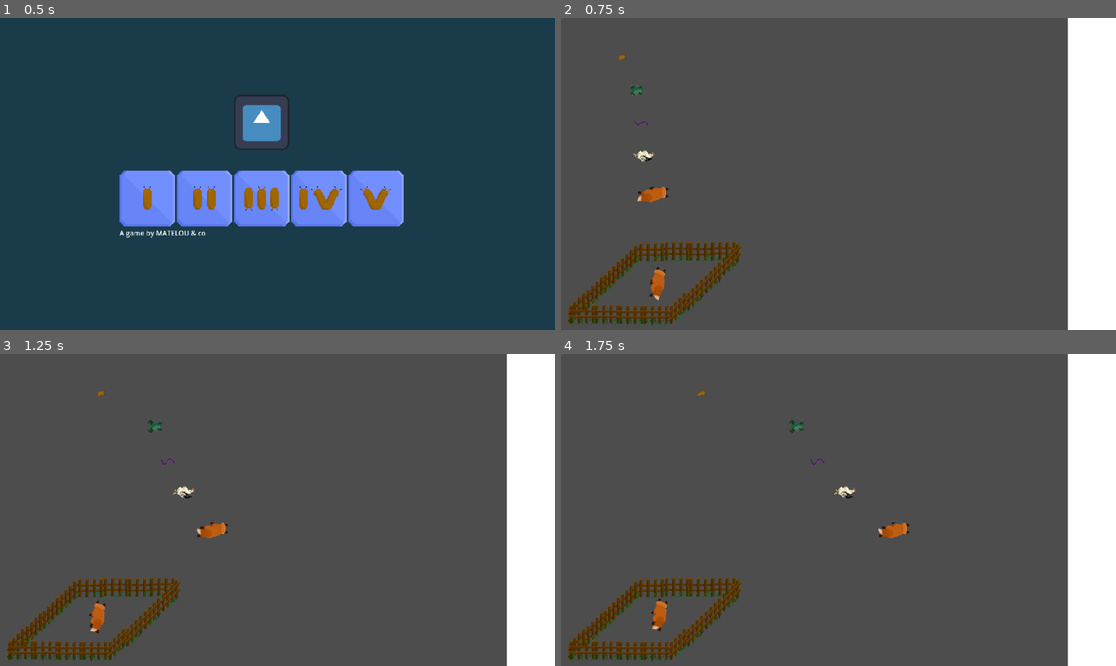
Above: before the commit, frames 1-4 (two rows, left to right).
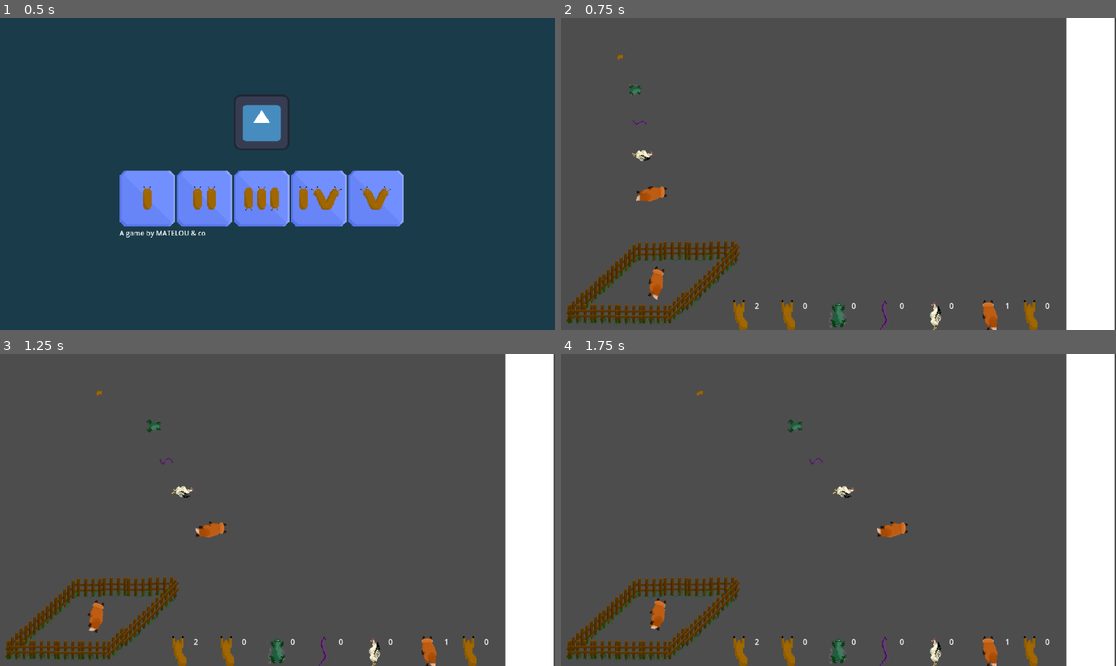
Above: after the commit, the same moments.

Repository: Skyepulse/LudumDare56
Game: Godot game, scene res://Level Scenes/control.tscn
The game is run twice, just before and just after one commit, with the same random seed, the same clock (stepped at 60 frames per second) and the same inputs. This scene is started directly instead of the project's main scene. The engine's default icon, where the game draws it, is replaced by a stand-in: a white triangle on a blue panel in a dark square.
Inputs (mouse positions are in pixels of both pictures, inside the frame that each line leads up to):
- Up to frame 1 (0.5 s): no input
- Up to frame 2 (0.75 s): click (710, 198) at 0.5 s
- Up to frame 3 (1.25 s): no input
- Up to frame 4 (1.75 s): move the mouse to (660, 394) at 1.27 s; click (660, 394) at 1.42 s

Frame 1 is identical in both runs. In frame 2, 3.9% of the frame differs, in the area x 0-100%, y 0-100%; in frame 3, 3.9%; in frame 4, 3.9%.

Commit message:
Added drag and drop connection to stack + UI + singletons

Diff:
--- a/Level Scenes/Level1.tscn
+++ b/Level Scenes/Level1.tscn
@@ -7,8 +7,9 @@
 [ext_resource type="PackedScene" uid="uid://yvkon0gr243n" path="res://Level Scenes/snake.tscn" id="5_32qtx"]
 [ext_resource type="PackedScene" uid="uid://deukhrjuqqyor" path="res://Level Scenes/chicken.tscn" id="6_uv3y2"]
 [ext_resource type="PackedScene" uid="uid://b0llnbyisa1qf" path="res://Level Scenes/fox.tscn" id="7_qh2pp"]
+[ext_resource type="PackedScene" uid="uid://ca16fr3xs2hdg" path="res://PrefabScenes/stack_control_ui.tscn" id="9_oglhl"]
 
-[node name="Node2D2" type="Node2D"]
+[node name="Level" type="Node2D"]
 
 [node name="Slug" parent="." instance=ExtResource("1_qi1dv")]
 position = Vector2(98, 83)
@@ -37,3 +38,10 @@
 [node name="Fox" parent="." instance=ExtResource("7_qh2pp")]
 position = Vector2(108, 362)
 state = 2
+
+[node name="Camera2D" type="Camera2D" parent="."]
+position = Vector2(579, 325)
+
+[node name="CanvasLayer" type="CanvasLayer" parent="."]
+
+[node name="stack_control_ui" parent="CanvasLayer" instance=ExtResource("9_oglhl")]
--- a/Level Scenes/Level2.tscn
+++ b/Level Scenes/Level2.tscn
@@ -1,5 +1,5 @@
 [gd_scene format=3 uid="uid://dd0ko2clldqka"]
 
-[node name="Node2D2" type="Node2D"]
+[node name="Level" type="Node2D"]
 
 [node name="Camera2D" type="Camera2D" parent="."]
--- a/Level Scenes/Level3.tscn
+++ b/Level Scenes/Level3.tscn
@@ -1,3 +1,3 @@
 [gd_scene format=3 uid="uid://d3e000dmy5tvm"]
 
-[node name="Node2D" type="Node2D"]
+[node name="Level" type="Node2D"]
--- a/Level Scenes/Level4.tscn
+++ b/Level Scenes/Level4.tscn
@@ -1,3 +1,3 @@
 [gd_scene format=3 uid="uid://c43o3nca2ddue"]
 
-[node name="Node2D" type="Node2D"]
+[node name="Level" type="Node2D"]
--- a/Level Scenes/Level5.tscn
+++ b/Level Scenes/Level5.tscn
@@ -1,3 +1,3 @@
 [gd_scene format=3 uid="uid://geh7kjwc3bqy"]
 
-[node name="Node2D" type="Node2D"]
+[node name="Level" type="Node2D"]
--- /dev/null
+++ b/PrefabScenes/stack_control_ui.tscn
@@ -0,0 +1,149 @@
+[gd_scene load_steps=7 format=3 uid="uid://ca16fr3xs2hdg"]
+
+[ext_resource type="Texture2D" uid="uid://beg0og36rvmg7" path="res://Sprites/slug_walk_1.png" id="1_avtrf"]
+[ext_resource type="Script" path="res://Scripts/stackControlUI.gd" id="1_mp07o"]
+[ext_resource type="Texture2D" uid="uid://6fb6twl3vvbb" path="res://Sprites/frog1.png" id="2_g1d3r"]
+[ext_resource type="Texture2D" uid="uid://sb5na2qysqgw" path="res://Sprites/snake1.png" id="3_k55en"]
+[ext_resource type="Texture2D" uid="uid://s4cjheo1fwwp" path="res://Sprites/poulet1.png" id="4_xylpj"]
+[ext_resource type="Texture2D" uid="uid://by1830x2ndrj1" path="res://Sprites/fox_walk1.png" id="5_5128s"]
+
+[node name="stack_control_ui" type="Control"]
+layout_mode = 3
+anchors_preset = 15
+anchor_right = 1.0
+anchor_bottom = 1.0
+grow_horizontal = 2
+grow_vertical = 2
+mouse_filter = 1
+script = ExtResource("1_mp07o")
+
+[node name="Control" type="Control" parent="."]
+custom_minimum_size = Vector2(0, 60)
+layout_mode = 1
+anchors_preset = 12
+anchor_top = 1.0
+anchor_right = 1.0
+anchor_bottom = 1.0
+grow_horizontal = 2
+grow_vertical = 0
+mouse_filter = 1
+
+[node name="Control" type="Control" parent="Control"]
+custom_minimum_size = Vector2(800, 0)
+layout_mode = 1
+anchors_preset = 11
+anchor_left = 1.0
+anchor_right = 1.0
+anchor_bottom = 1.0
+grow_horizontal = 0
+grow_vertical = 2
+
+[node name="HBoxContainer" type="HBoxContainer" parent="Control/Control"]
+layout_mode = 1
+anchors_preset = 15
+anchor_right = 1.0
+anchor_bottom = 1.0
+grow_horizontal = 2
+grow_vertical = 2
+
+[node name="slugContainer" type="HBoxContainer" parent="Control/Control/HBoxContainer"]
+layout_mode = 2
+size_flags_horizontal = 3
+
+[node name="TextureRect" type="TextureRect" parent="Control/Control/HBoxContainer/slugContainer"]
+layout_mode = 2
+size_flags_horizontal = 3
+texture = ExtResource("1_avtrf")
+
+[node name="RichTextLabel" type="RichTextLabel" parent="Control/Control/HBoxContainer/slugContainer"]
+layout_mode = 2
+size_flags_horizontal = 3
+text = "0"
+
+[node name="betterSlugContainer" type="HBoxContainer" parent="Control/Control/HBoxContainer"]
+layout_mode = 2
+size_flags_horizontal = 3
+
+[node name="TextureRect" type="TextureRect" parent="Control/Control/HBoxContainer/betterSlugContainer"]
+layout_mode = 2
+size_flags_horizontal = 3
+texture = ExtResource("1_avtrf")
+
+[node name="RichTextLabel" type="RichTextLabel" parent="Control/Control/HBoxContainer/betterSlugContainer"]
+layout_mode = 2
+size_flags_horizontal = 3
+text = "0"
+
+[node name="toadContainer" type="HBoxContainer" parent="Control/Control/HBoxContainer"]
+layout_mode = 2
+size_flags_horizontal = 3
+
+[node name="TextureRect" type="TextureRect" parent="Control/Control/HBoxContainer/toadContainer"]
+layout_mode = 2
+size_flags_horizontal = 3
+texture = ExtResource("2_g1d3r")
+
+[node name="RichTextLabel" type="RichTextLabel" parent="Control/Control/HBoxContainer/toadContainer"]
+layout_mode = 2
+size_flags_horizontal = 3
+text = "0"
+
+[node name="snakeContainer" type="HBoxContainer" parent="Control/Control/HBoxContainer"]
+layout_mode = 2
+size_flags_horizontal = 3
+
+[node name="TextureRect" type="TextureRect" parent="Control/Control/HBoxContainer/snakeContainer"]
+layout_mode = 2
+size_flags_horizontal = 3
+texture = ExtResource("3_k55en")
+
+[node name="RichTextLabel" type="RichTextLabel" parent="Control/Control/HBoxContainer/snakeContainer"]
+layout_mode = 2
+size_flags_horizontal = 3
+text = "0"
+
+[node name="chickenContainer" type="HBoxContainer" parent="Control/Control/HBoxContainer"]
+layout_mode = 2
+size_flags_horizontal = 3
+
+[node name="TextureRect" type="TextureRect" parent="Control/Control/HBoxContainer/chickenContainer"]
+layout_mode = 2
+size_flags_horizontal = 3
+texture = ExtResource("4_xylpj")
+
+[node name="RichTextLabel" type="RichTextLabel" parent="Control/Control/HBoxContainer/chickenContainer"]
+layout_mode = 2
+size_flags_horizontal = 3
+text = "0"
+
+[node name="foxContainer" type="HBoxContainer" parent="Control/Control/HBoxContainer"]
+layout_mode = 2
+size_flags_horizontal = 3
+
+[node name="TextureRect" type="TextureRect" parent="Control/Control/HBoxContainer/foxContainer"]
+layout_mode = 2
+size_flags_horizontal = 3
+texture = ExtResource("5_5128s")
+
+[node name="RichTextLabel" type="RichTextLabel" parent="Control/Control/HBoxContainer/foxContainer"]
+layout_mode = 2
+size_flags_horizontal = 3
+text = "0"
+
+[node name="alienContainer" type="HBoxContainer" parent="Control/Control/HBoxContainer"]
+layout_mode = 2
+size_flags_horizontal = 3
+
+[node name="TextureRect" type="TextureRect" parent="Control/Control/HBoxContainer/alienContainer"]
+layout_mode = 2
+size_flags_horizontal = 3
+texture = ExtResource("1_avtrf")
+
+[node name="RichTextLabel" type="RichTextLabel" parent="Control/Control/HBoxContainer/alienContainer"]
+layout_mode = 2
+size_flags_horizontal = 3
+text = "0"
+
+[node name="empty" type="Control" parent="Control/Control/HBoxContainer"]
+layout_mode = 2
+size_flags_horizontal = 3
--- a/PrefabScenes/vivier.tscn
+++ b/PrefabScenes/vivier.tscn
@@ -113,3 +113,8 @@
 [node name="ViverFace8" type="Sprite2D" parent="Sprites"]
 position = Vector2(-35, -8)
 texture = ExtResource("2_m5tyg")
+
+[node name="Area2D" type="Area2D" parent="."]
+
+[node name="CollisionPolygon2D" type="CollisionPolygon2D" parent="Area2D"]
+polygon = PackedVector2Array(-30, -80, 190, -80, 10, 80, -220, 80)
--- a/Scripts/animal.gd
+++ b/Scripts/animal.gd
@@ -19,6 +19,8 @@
 @export var type : AnimalType
 @export var ui_sprite: Texture2D
 @export var state : AnimalState
+
+var is_in_stack : bool = true
 
 enum AnimalState {
 	STACKED = 0, # animal dans le stack
@@ -59,5 +61,18 @@
 
 func on_press():
 	state = AnimalState.HELD
+	if is_in_stack:
+		if Vivier.instance:
+			Vivier.instance.remove_animal(self.type)
+		else:
+			push_error("No vivier instance in the scene!")
+
 func on_release():
-	state = AnimalState.STACKED
+	if is_in_stack:
+		if Vivier.instance:
+			Vivier.instance.add_animal(self)
+		else:
+			push_error("No vivier instance in the scene!")
+		state = AnimalState.STACKED
+	else:
+		state = AnimalState.CROSSING
--- a/Scripts/animalStack.gd
+++ b/Scripts/animalStack.gd
@@ -1,5 +1,9 @@
 extends Node
 
+class_name Vivier
+
+#----------Singleton Instance----------#
+static var instance: Vivier = null
 #----------Consts----------#
 const reproduce_times = {
 	Animal.AnimalType.SLUG: 5,
@@ -12,11 +16,11 @@
 }
 
 const max_animals = {
-	Animal.AnimalType.SLUG: 20,
-	Animal.AnimalType.BETTER_SLUG: 20,
-	Animal.AnimalType.TOAD: 10,
-	Animal.AnimalType.SNAKE: 7,
-	Animal.AnimalType.CHICKEN: 5,
+	Animal.AnimalType.SLUG: 10,
+	Animal.AnimalType.BETTER_SLUG: 10,
+	Animal.AnimalType.TOAD: 7,
+	Animal.AnimalType.SNAKE: 5,
+	Animal.AnimalType.CHICKEN: 3,
 	Animal.AnimalType.FOX: 2,
 	Animal.AnimalType.ALIEN: 1
 }
@@ -36,10 +40,6 @@
 signal animal_list_modified()
 
 #----------Members----------#
-var animalList: Array[Animal] = []
-var number: int:
-	get: return animalList.size()
-
 @export var spawn_position: Vector2
 @export var initial_slugs: int = 0
 @export var initial_better_slugs: int = 0
@@ -49,11 +49,34 @@
 @export var initial_foxes: int = 0
 @export var initial_aliens: int = 0
 
+var animal_list: Array[Animal] = []
+var number: int:
+	get: return animal_list.size()
+var animal_dictionary: Dictionary = {}
+
+@onready var stackArea: Area2D = $Area2D
+
 #----------Methods----------#
 func _ready():
+
+	#Singleton
+	if instance == null:
+		instance = self
+	else:
+		queue_free()
+		return
+
+	#initialize dictionary
+	for animalType in Animal.AnimalType.values():
+		animal_dictionary[animalType] = 0
+
+	#connect signals
 	animal_added.connect(self.start_animal_timer)
 	animal_removed.connect(self.stop_animal_timer)
 	animal_list_modified.connect(debug_animal_list)
+
+
+	#initialize animals
 	init_animals(Animal.AnimalType.SLUG, initial_slugs)
 	init_animals(Animal.AnimalType.BETTER_SLUG, initial_better_slugs)
 	init_animals(Animal.AnimalType.TOAD, initial_toads)
@@ -62,6 +85,11 @@
 	init_animals(Animal.AnimalType.FOX, initial_foxes)
 	init_animals(Animal.AnimalType.ALIEN, initial_aliens)
 
+	#Late signals
+	stackArea.body_entered.connect(animal_entered_stack)
+	stackArea.body_exited.connect(animal_left_stack)
+
+
 func _process(_delta):
 	pass
 
@@ -80,25 +108,23 @@
 	#print(result)
 
 func add_animal(animal: Animal):
-	animalList.append(animal)
+	animal_list.append(animal)
+	animal_dictionary[animal.type] += 1
 	emit_signal("animal_added", animal)
 	emit_signal("animal_list_modified")
 
 func remove_animal(animalType: Animal.AnimalType):
-	for animal in animalList:
+	for animal in animal_list:
 		if animal.type == animalType:
-			animalList.erase(animal)
+			animal_list.erase(animal)
+			animal_dictionary[animalType] -= 1
 			emit_signal("animal_removed", animal)
 			emit_signal("animal_list_modified")
 			return
 	print('animal not found')
 
 func get_animal_count(animalType: Animal.AnimalType) -> int:
-	var count: int = 0
-	for animal in animalList:
-		if animal.type == animalType:
-			count += 1
-	return count
+	return animal_dictionary[animalType]
 
 func instantiate_animal(animal_type: Animal.AnimalType):
 	match animal_type:
@@ -147,6 +173,8 @@
 		return
 
 	for i in range(int(get_animal_count(animalType) / 2.0)):
+		if(get_animal_count(animalType) >= max_animals[animalType]):
+			return
 		instantiate_animal(animalType)
 
 func init_animals(animalType: Animal.AnimalType, num: int):
@@ -169,6 +197,7 @@
 func stop_animal_timer(animal: Animal):
 	var animal_type = animal.type
 	if get_animal_count(animal_type) < 2 and animal_timers.has(animal_type):
+		print('stopping timer')
 		var timer = animal_timers[animal_type]
 		if timer != null:
 			timer.stop()
@@ -177,3 +206,11 @@
 
 func _on_timer_timeout(animal_type: Animal.AnimalType):
 	reproduce_animal(animal_type)
+
+func animal_entered_stack(animal: Animal):
+	animal.is_in_stack = true
+	pass
+
+func animal_left_stack(animal: Animal):
+	animal.is_in_stack = false
+	pass
--- a/Scripts/drag_and_drop.gd
+++ b/Scripts/drag_and_drop.gd
@@ -2,7 +2,7 @@
 
 @onready var animal = $".."
 
-func _input_event(viewport, event, shape_idx):
+func _input_event(_viewport, event, _shape_idx):
 	if event is InputEventMouseButton:
 		if event.is_pressed():
 			animal.on_press()
--- /dev/null
+++ b/Scripts/stackControlUI.gd
@@ -0,0 +1,34 @@
+extends Node
+
+#References
+@onready var vivier_reference: Vivier = null
+@onready var slugLabel: RichTextLabel = $Control/Control/HBoxContainer/slugContainer/RichTextLabel
+@onready var betterSlugLabel: RichTextLabel = $Control/Control/HBoxContainer/betterSlugContainer/RichTextLabel
+@onready var toadLabel: RichTextLabel = $Control/Control/HBoxContainer/toadContainer/RichTextLabel
+@onready var snakeLabel: RichTextLabel = $Control/Control/HBoxContainer/snakeContainer/RichTextLabel
+@onready var chickenLabel: RichTextLabel = $Control/Control/HBoxContainer/chickenContainer/RichTextLabel
+@onready var foxLabel: RichTextLabel = $Control/Control/HBoxContainer/foxContainer/RichTextLabel
+@onready var alienLabel: RichTextLabel = $Control/Control/HBoxContainer/alienContainer/RichTextLabel
+
+func _ready():
+    find_root()
+
+func _process(_delta: float):
+    if vivier_reference != null:
+        update_labels()
+
+func find_root():
+    if Vivier.instance != null:
+        vivier_reference = Vivier.instance
+    else:
+        print("Vivier not found")
+
+func update_labels():
+    var animal_count: Dictionary = vivier_reference.animal_dictionary
+    slugLabel.text = str(animal_count[Animal.AnimalType.SLUG])
+    betterSlugLabel.text = str(animal_count[Animal.AnimalType.BETTER_SLUG])
+    toadLabel.text = str(animal_count[Animal.AnimalType.TOAD])
+    snakeLabel.text = str(animal_count[Animal.AnimalType.SNAKE])
+    chickenLabel.text = str(animal_count[Animal.AnimalType.CHICKEN])
+    foxLabel.text = str(animal_count[Animal.AnimalType.FOX])
+    alienLabel.text = str(animal_count[Animal.AnimalType.ALIEN])
--- a/Scripts/winningLine.gd
+++ b/Scripts/winningLine.gd
@@ -1,4 +1,5 @@
 extends Node
+class_name WinningLine
 
 const points = {
 	Animal.AnimalType.SLUG: 5,
@@ -9,6 +10,15 @@
 	Animal.AnimalType.FOX: 160,
 	Animal.AnimalType.ALIEN: 320
 }
+
+enum GameState {
+    WIN,
+    LOSE,
+    PLAYING
+}
+
+# Singleton
+static var instance: WinningLine = null
 
 signal win
 signal lose
@@ -30,6 +40,12 @@
 var has_lost: bool = false
 
 func _ready():
+    #Singleton
+    if instance == null:
+        instance = self
+    else:
+        queue_free()
+
     area2D.body_entered.connect(on_body_entered)
 
     # Debug signals
@@ -53,6 +69,8 @@
         emit_signal("points_added")
 
 func add_points(animal_type: Animal.AnimalType):
+    if has_won or has_lost:
+        return
     total_current_points += points[animal_type]
     check_win()
 
@@ -78,3 +96,11 @@
 
 func debug_winner():
     print("You won!")
+
+func get_game_state() -> GameState:
+    if has_won:
+        return GameState.WIN
+    elif has_lost:
+        return GameState.LOSE
+    else:
+        return GameState.PLAYING
Not shown: 1 places in Level Scenes/Level1.tscn that only renumber resources
